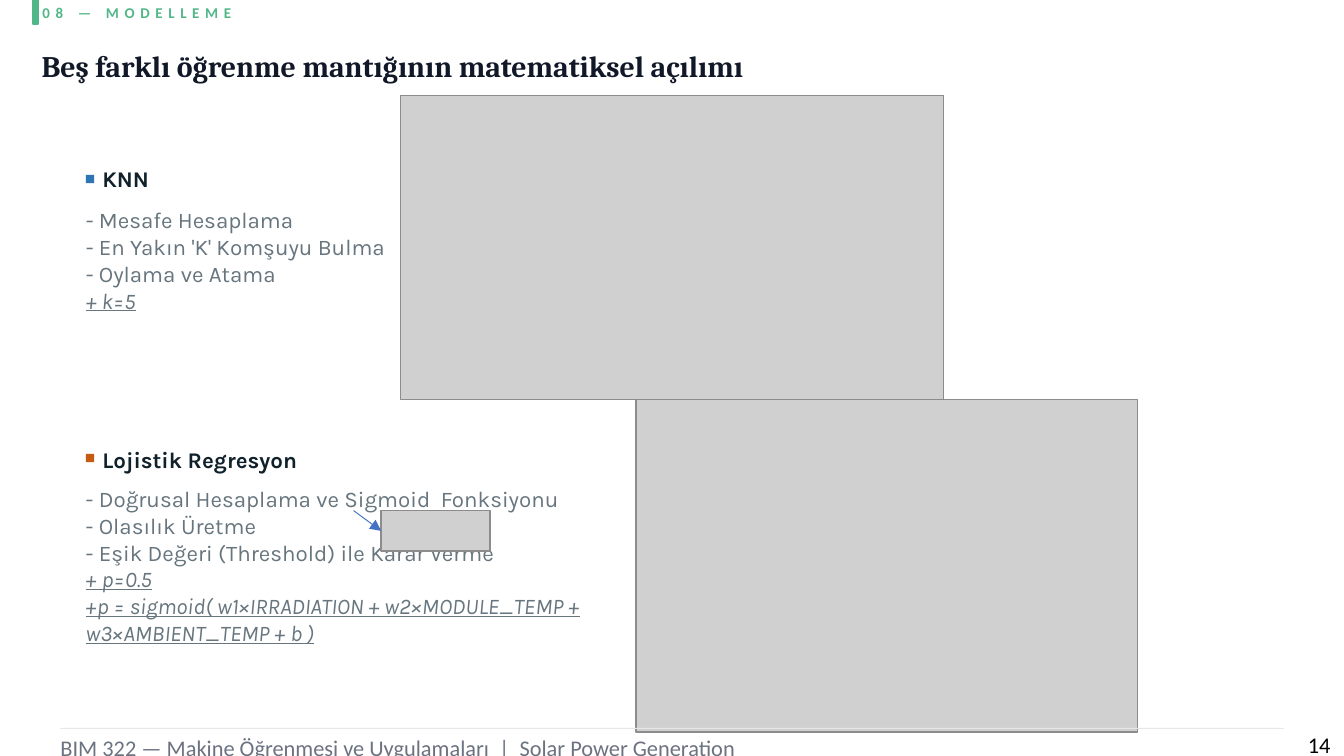
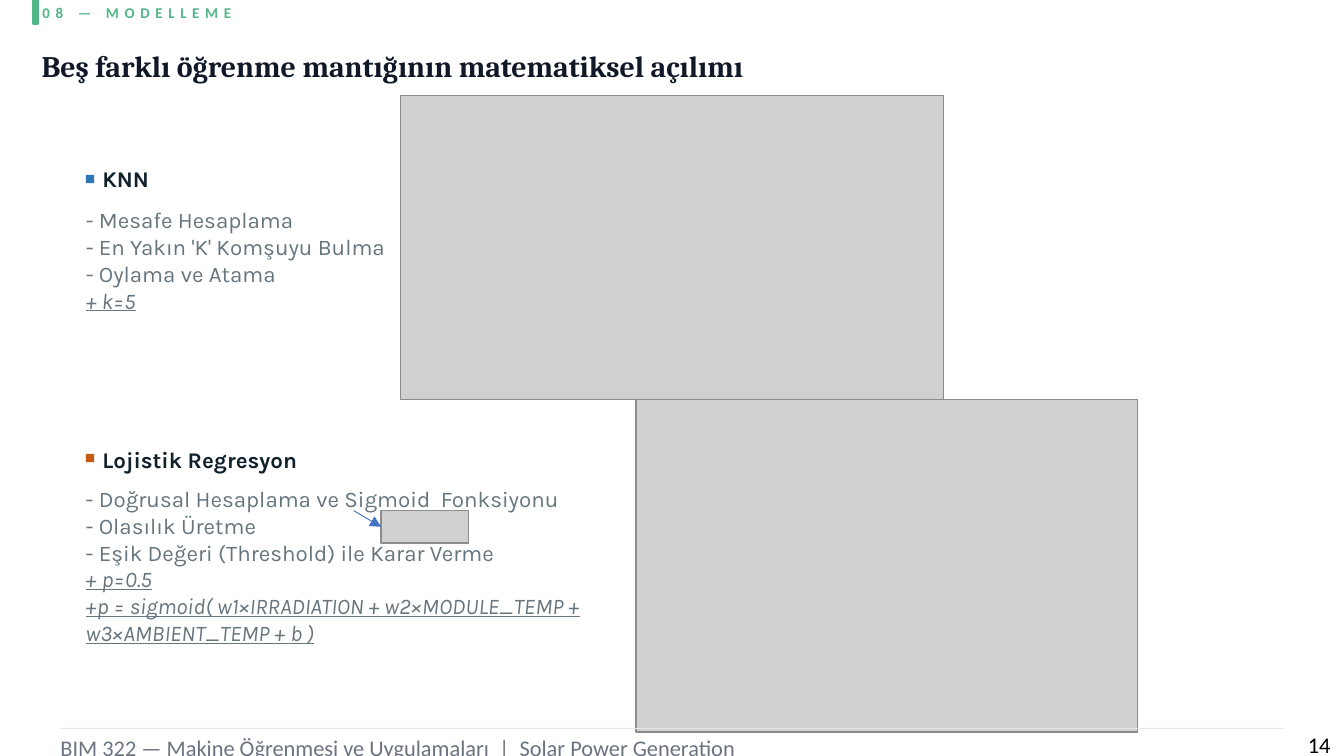
Before and after one commit to busraddmr/BIM322-Solar-Power-Prediction, a slide deck: slide 14 of sunum/BusraDemir_NazeninTatar_BIM322_Sunum.pptx. Drawn at 1344x756 pixels with LibreOffice and Linux fonts; fonts in the diff are those of the drawing; grey boxes stand for pictures. Boxes give left, top, right and bottom in pixels: in the first picture for what was removed or moved away, otherwise in the second. Text is boxed around its words. In the diff, an @@ line names an element or a change of style, - is before the commit and + after.

Commit message:
Sunum guncellendi

```diff
--- a/sunum/BusraDemir_NazeninTatar_BIM322_Sunum.pptx
+++ b/sunum/BusraDemir_NazeninTatar_BIM322_Sunum.pptx
@@ arrow moved from (353, 511) - (382, 531) to (353, 511) - (382, 527) @@
@@ picture: place and size @@
-picture at bbox=[382, 511, 491, 551]
+picture at bbox=[382, 511, 469, 543]
```
